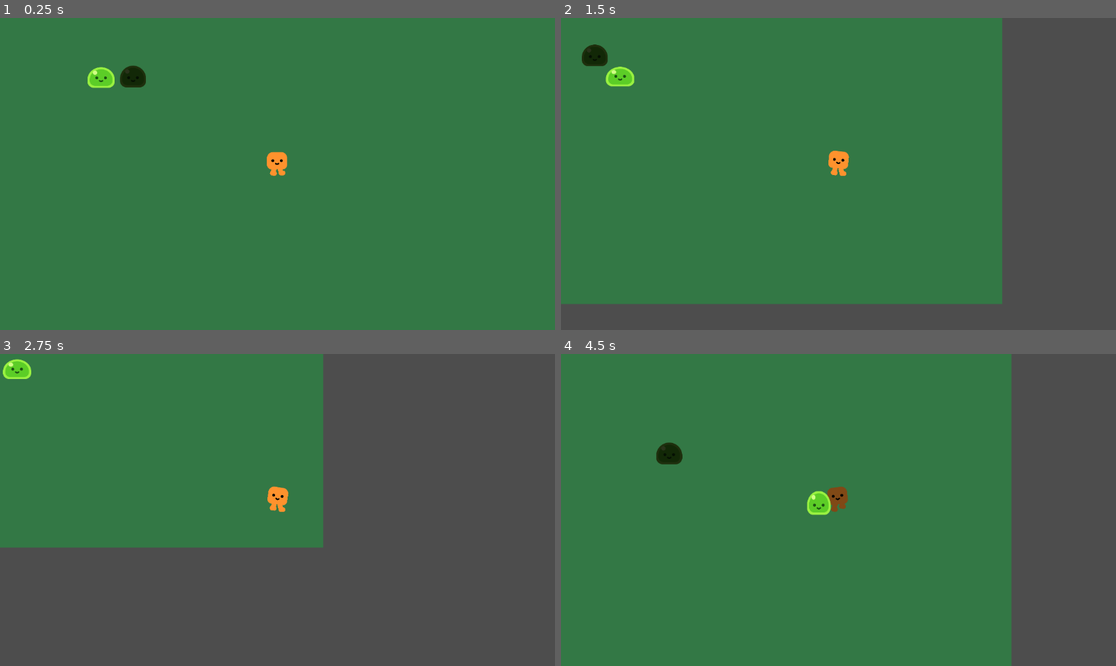
Above: before the commit, frames 1-4 (two rows, left to right).
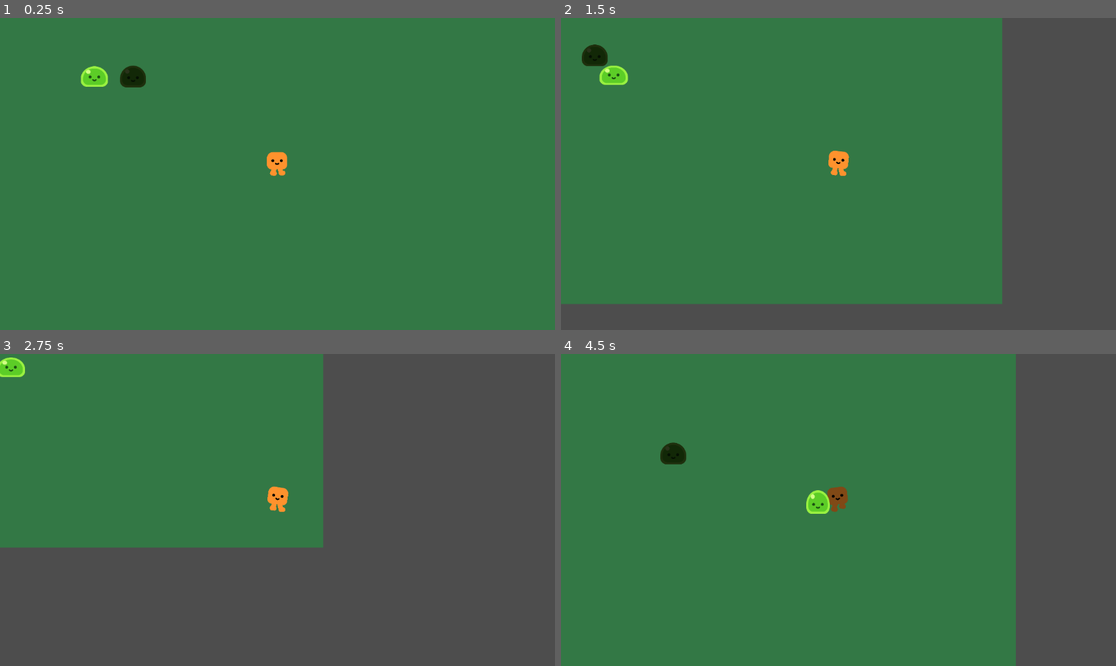
Above: after the commit, the same moments.

Repository: Nalmeder/idleshmup
Game: Godot game, scene res://idleschmup_game.tscn
Two runs of this game, one before a commit and one after it. Both use one fixed random seed, a clock stepped at 60 frames per second and the inputs below.
Inputs:
- Up to frame 1 (0.25 s): no input
- Up to frame 2 (1.5 s): hold Right (right) 0.53-1.28 s; hold Down (down) from 1.28 s (still down)
- Up to frame 3 (2.75 s): release Down (down) at 2.03 s; hold Right (right) from 2.03 s (still down)
- Up to frame 4 (4.5 s): release Right (right) at 2.78 s; hold Up (up) 2.78-3.53 s; hold Left (left) from 3.53 s (still down)

The runs differ from the first frame. In frame 1, 0.3% of the frame differs, in the area x 14-21%, y 15-23%; in frame 2, 0.3%; in frame 3, 0.2%; in frame 4, 1.0%, in the area x 17-82%, y 0-100%.

Commit message:
refactored files to be cleaner

Diff:
--- a/mob_slime.tscn
+++ b/characters/Green_Slime.tscn
@@ -1,7 +1,7 @@
 [gd_scene load_steps=6 format=3 uid="uid://5bgiub0jk47p"]
 
 [ext_resource type="PackedScene" uid="uid://ogik4s70pgwl" path="res://characters/slime/slime.tscn" id="1_7gd02"]
-[ext_resource type="Script" path="res://mob_slime.gd" id="1_ijr44"]
+[ext_resource type="Script" path="res://characters/slime/Green_Slime.gd" id="1_fydyh"]
 [ext_resource type="PackedScene" uid="uid://dddqyntjff3cp" path="res://components/damage_component.tscn" id="3_ps8hm"]
 [ext_resource type="PackedScene" uid="uid://cuhrf53bsvtu3" path="res://components/health_component.tscn" id="4_7nwmv"]
 
@@ -9,10 +9,10 @@
 radius = 43.0
 height = 110.0
 
-[node name="mob_slime" type="CharacterBody2D"]
+[node name="Green_Slime" type="CharacterBody2D"]
 collision_layer = 2
 motion_mode = 1
-script = ExtResource("1_ijr44")
+script = ExtResource("1_fydyh")
 
 [node name="Slime" parent="." instance=ExtResource("1_7gd02")]
 
--- a/Player.tscn
+++ b/characters/happy_boo/Player.tscn
@@ -1,8 +1,8 @@
 [gd_scene load_steps=8 format=3 uid="uid://cb8xkqgyjp80b"]
 
-[ext_resource type="Script" path="res://Player.gd" id="1_0cqbq"]
+[ext_resource type="Script" path="res://characters/happy_boo/Player.gd" id="1_0cqbq"]
 [ext_resource type="PackedScene" uid="uid://pbmyh1qru7p" path="res://characters/happy_boo/happy_boo.tscn" id="2_bikoa"]
-[ext_resource type="Script" path="res://take_damage.gd" id="3_l4yr1"]
+[ext_resource type="Script" path="res://Scripts/take_damage.gd" id="3_l4yr1"]
 [ext_resource type="PackedScene" uid="uid://cuhrf53bsvtu3" path="res://components/health_component.tscn" id="4_jlhpp"]
 [ext_resource type="PackedScene" uid="uid://doon81spgpm3d" path="res://components/on_hit_component.tscn" id="5_hg00r"]
 
--- a/characters/immortal_slime.tscn
+++ b/characters/immortal_slime.tscn
@@ -1,6 +1,6 @@
 [gd_scene load_steps=5 format=3 uid="uid://dm7x5034kn7wb"]
 
-[ext_resource type="Script" path="res://mob_slime.gd" id="1_fgayw"]
+[ext_resource type="Script" path="res://characters/slime/Green_Slime.gd" id="1_6klls"]
 [ext_resource type="PackedScene" uid="uid://ogik4s70pgwl" path="res://characters/slime/slime.tscn" id="2_1w50o"]
 [ext_resource type="PackedScene" uid="uid://dddqyntjff3cp" path="res://components/damage_component.tscn" id="3_26kjp"]
 
@@ -12,7 +12,7 @@
 position = Vector2(345, 245)
 collision_layer = 2
 motion_mode = 1
-script = ExtResource("1_fgayw")
+script = ExtResource("1_6klls")
 instance_module = Color(0.196078, 0.196078, 0.196078, 1)
 SPEED = 100
 
@@ -24,12 +24,5 @@
 scale = Vector2(0.95, 0.95)
 shape = SubResource("CapsuleShape2D_d6ntg")
 
-[node name="Hurtbox" type="CollisionShape2D" parent="."]
-position = Vector2(0.02, -32.945)
-rotation = 1.5708
-scale = Vector2(0.75, 0.75)
-shape = SubResource("CapsuleShape2D_d6ntg")
-debug_color = Color(0.988235, 0, 0.313726, 0.419608)
-
 [node name="damage_component" parent="." instance=ExtResource("3_26kjp")]
 contact_damage = 20
--- a/components/damage_component.tscn
+++ b/components/damage_component.tscn
@@ -1,6 +1,6 @@
 [gd_scene load_steps=2 format=3 uid="uid://dddqyntjff3cp"]
 
-[ext_resource type="Script" path="res://take_damage.gd" id="1_2dedk"]
+[ext_resource type="Script" path="res://Scripts/take_damage.gd" id="1_2dedk"]
 
 [node name="damage_component" type="Node2D"]
 script = ExtResource("1_2dedk")
--- a/components/health_component.tscn
+++ b/components/health_component.tscn
@@ -1,6 +1,6 @@
 [gd_scene load_steps=2 format=3 uid="uid://cuhrf53bsvtu3"]
 
-[ext_resource type="Script" path="res://health_component.gd" id="1_rafao"]
+[ext_resource type="Script" path="res://Scripts/health_component.gd" id="1_rafao"]
 
 [node name="health_component" type="Node2D"]
 script = ExtResource("1_rafao")
--- a/components/on_hit_component.tscn
+++ b/components/on_hit_component.tscn
@@ -1,6 +1,6 @@
 [gd_scene load_steps=2 format=3 uid="uid://doon81spgpm3d"]
 
-[ext_resource type="Script" path="res://on_damage_component.gd" id="1_3f3fv"]
+[ext_resource type="Script" path="res://Scripts/on_damage_component.gd" id="1_3f3fv"]
 
 [node name="on_hit_component" type="Node2D"]
 script = ExtResource("1_3f3fv")
--- a/idleschmup_game.tscn
+++ b/idleschmup_game.tscn
@@ -1,8 +1,8 @@
 [gd_scene load_steps=6 format=3 uid="uid://cmhpxbr48eqpo"]
 
-[ext_resource type="PackedScene" uid="uid://cb8xkqgyjp80b" path="res://Player.tscn" id="1_1q1p2"]
-[ext_resource type="Script" path="res://attack_range.gd" id="2_17nf2"]
-[ext_resource type="PackedScene" uid="uid://5bgiub0jk47p" path="res://mob_slime.tscn" id="2_m4g0g"]
+[ext_resource type="PackedScene" uid="uid://cb8xkqgyjp80b" path="res://characters/happy_boo/Player.tscn" id="1_1q1p2"]
+[ext_resource type="Script" path="res://characters/happy_boo/attack_range.gd" id="2_1etvy"]
+[ext_resource type="PackedScene" uid="uid://5bgiub0jk47p" path="res://characters/Green_Slime.tscn" id="2_m4g0g"]
 [ext_resource type="PackedScene" uid="uid://dm7x5034kn7wb" path="res://characters/immortal_slime.tscn" id="4_feq3o"]
 
 [sub_resource type="CircleShape2D" id="CircleShape2D_c10p2"]
@@ -23,7 +23,7 @@
 [node name="attack_range" type="Area2D" parent="Player"]
 collision_layer = 0
 collision_mask = 2
-script = ExtResource("2_17nf2")
+script = ExtResource("2_1etvy")
 
 [node name="AttackRange" type="CollisionShape2D" parent="Player/attack_range"]
 scale = Vector2(40, 40)
@@ -32,8 +32,8 @@
 [node name="Timer" type="Timer" parent="Player/attack_range"]
 wait_time = 0.75
 
-[node name="mob_slime" parent="." instance=ExtResource("2_m4g0g")]
-position = Vector2(345, 245)
-
 [node name="immortal_slime" parent="." instance=ExtResource("4_feq3o")]
 position = Vector2(524, 245)
+
+[node name="Green_Slime" parent="." instance=ExtResource("2_m4g0g")]
+position = Vector2(317, 242)
Renamed: health_component.gd -> Scripts/health_component.gd
Renamed: on_damage_component.gd -> Scripts/on_damage_component.gd
Renamed: take_damage.gd -> Scripts/take_damage.gd
Renamed: Player.gd -> characters/happy_boo/Player.gd
Renamed: attack_range.gd -> characters/happy_boo/attack_range.gd
Renamed: mob_slime.gd -> characters/slime/Green_Slime.gd
Empty file removed: slime.gd
